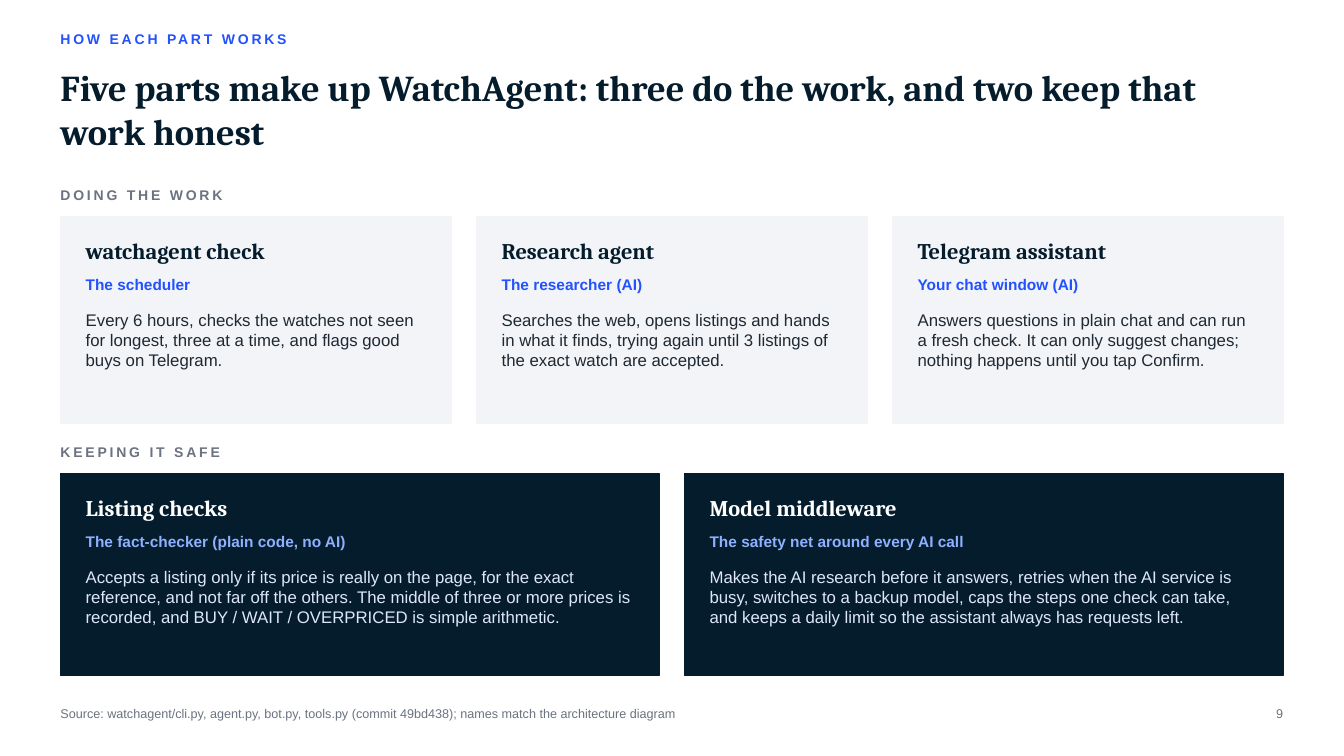
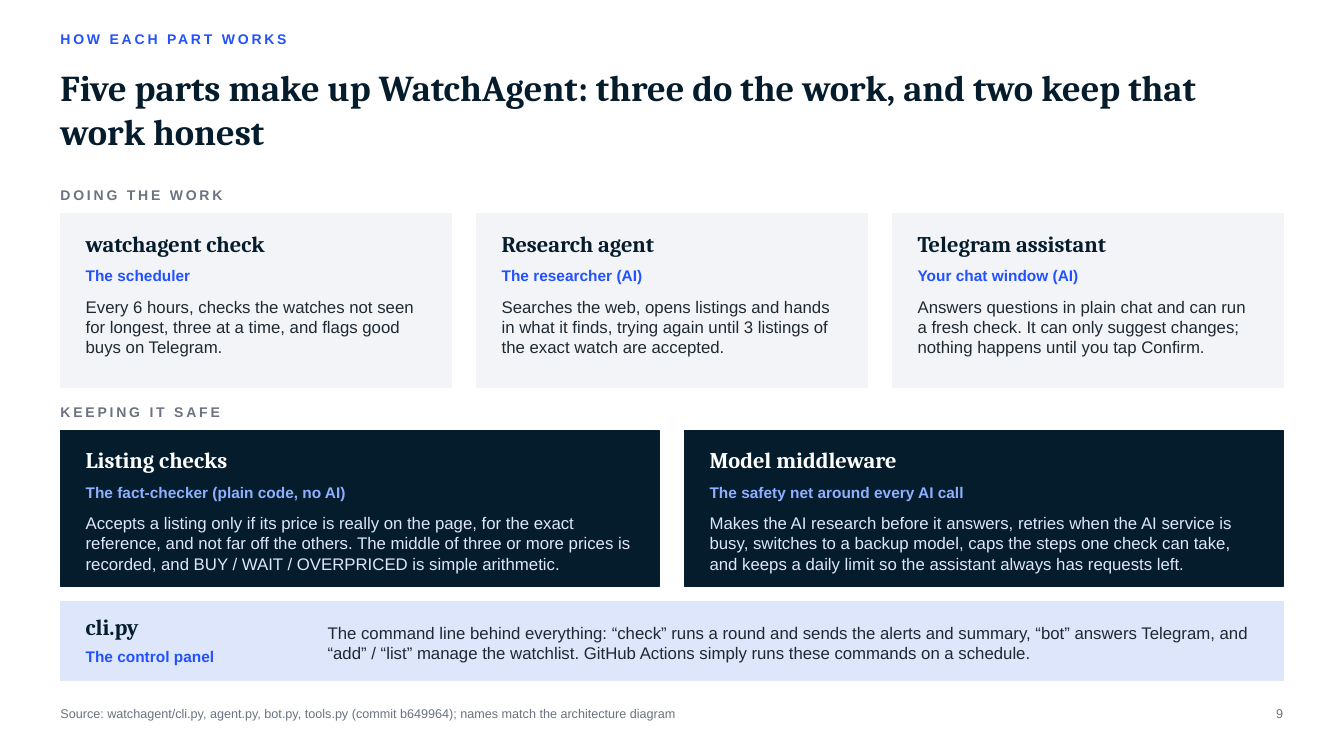
Before and after one commit to snakeblud/WatchAgent-Langchain, a slide deck: slide 9 of docs/WatchAgent_Agentic_AI_Brownbag.pptx. Drawn at 1344x756 pixels with LibreOffice and Linux fonts; fonts in the diff are those of the drawing. Boxes give left, top, right and bottom in pixels: in the first picture for what was removed or moved away, otherwise in the second. Text is boxed around its words. In the diff, an @@ line names an element or a change of style, - is before the commit and + after.

Commit message:
Explain cli.py on the 'How each part works' slide
Adds a strip under the five parts describing cli.py as the control panel: the command line GitHub Actions runs (check, bot, add/list). Source line now cites b649964.

```diff
--- a/docs/WatchAgent_Agentic_AI_Brownbag.pptx
+++ b/docs/WatchAgent_Agentic_AI_Brownbag.pptx
@@ rectangle resized from (x1=60, y1=217, x2=452, y2=423) to (x1=60, y1=214, x2=452, y2=387) @@
@@ rectangle resized from (x1=477, y1=217, x2=868, y2=423) to (x1=477, y1=214, x2=868, y2=387) @@
@@ rectangle resized from (x1=892, y1=217, x2=1284, y2=423) to (x1=892, y1=214, x2=1284, y2=387) @@
@@ 3 texts moved together from (x1=86, y1=243, x2=1106, y2=264) to (x1=86, y1=236, x2=1106, y2=257) @@
@@ 3 texts moved together from (x1=86, y1=279, x2=1079, y2=293) to (x1=86, y1=270, x2=1079, y2=284) @@
@@ text "Every 6 hours, checks the ..." moved from (x1=86, y1=314, x2=413, y2=370) to (x1=86, y1=301, x2=413, y2=357) @@
@@ text "Searches the web, opens listings ..." moved from (x1=502, y1=314, x2=830, y2=370) to (x1=502, y1=301, x2=830, y2=357) @@
@@ text "Answers questions in plain chat ..." moved from (x1=918, y1=314, x2=1245, y2=370) to (x1=918, y1=301, x2=1245, y2=357) @@
@@ text "KEEPING IT SAFE" moved from (x1=60, y1=447, x2=220, y2=457) to (x1=60, y1=407, x2=220, y2=417) @@
@@ rectangle resized from (x1=60, y1=474, x2=659, y2=676) to (x1=60, y1=431, x2=659, y2=587) @@
@@ text "Listing checks" moved from (x1=86, y1=500, x2=227, y2=521) to (x1=86, y1=452, x2=227, y2=473) @@
@@ rectangle resized from (x1=685, y1=474, x2=1284, y2=676) to (x1=685, y1=431, x2=1284, y2=587) @@
@@ text "Model middleware" moved from (x1=710, y1=500, x2=896, y2=516) to (x1=710, y1=452, x2=896, y2=468) @@
@@ text "The fact-checker (plain code, no ..." moved from (x1=86, y1=536, x2=346, y2=550) to (x1=86, y1=487, x2=346, y2=501) @@
@@ text "The safety net around every ..." moved from (x1=710, y1=536, x2=964, y2=550) to (x1=710, y1=487, x2=964, y2=501) @@
@@ text "Accepts a listing only if ..." moved from (x1=86, y1=571, x2=630, y2=627) to (x1=86, y1=517, x2=630, y2=574) @@
@@ text "Makes the AI research before ..." moved from (x1=710, y1=571, x2=1231, y2=627) to (x1=710, y1=517, x2=1231, y2=574) @@
@@ rectangle added at (x1=60, y1=602, x2=1284, y2=681), fill #DDE6FA, outline #DDE6FA 1 pt @@
@@ text added at (x1=86, y1=619, x2=139, y2=640), 16 pt, text #051C2C, bold @@
+cli.py
@@ text added at (x1=328, y1=627, x2=1248, y2=663), 12 pt, text #1F2933 @@
+The command line behind everything: “check” runs a round and sends the alerts and summary, “bot” answers Telegram, and “add” / “list” manage the watchlist. GitHub Actions simply runs these commands on a schedule.
@@ text added at (x1=86, y1=651, x2=214, y2=665), 11 pt, text #2251FF, bold @@
+The control panel
@@ text at (x1=60, y1=709, x2=676, y2=721): text changed @@
-Source: watchagent/cli.py, agent.py, bot.py, tools.py (commit 49bd438); names match the architecture diagram
+Source: watchagent/cli.py, agent.py, bot.py, tools.py (commit b649964); names match the architecture diagram
```
